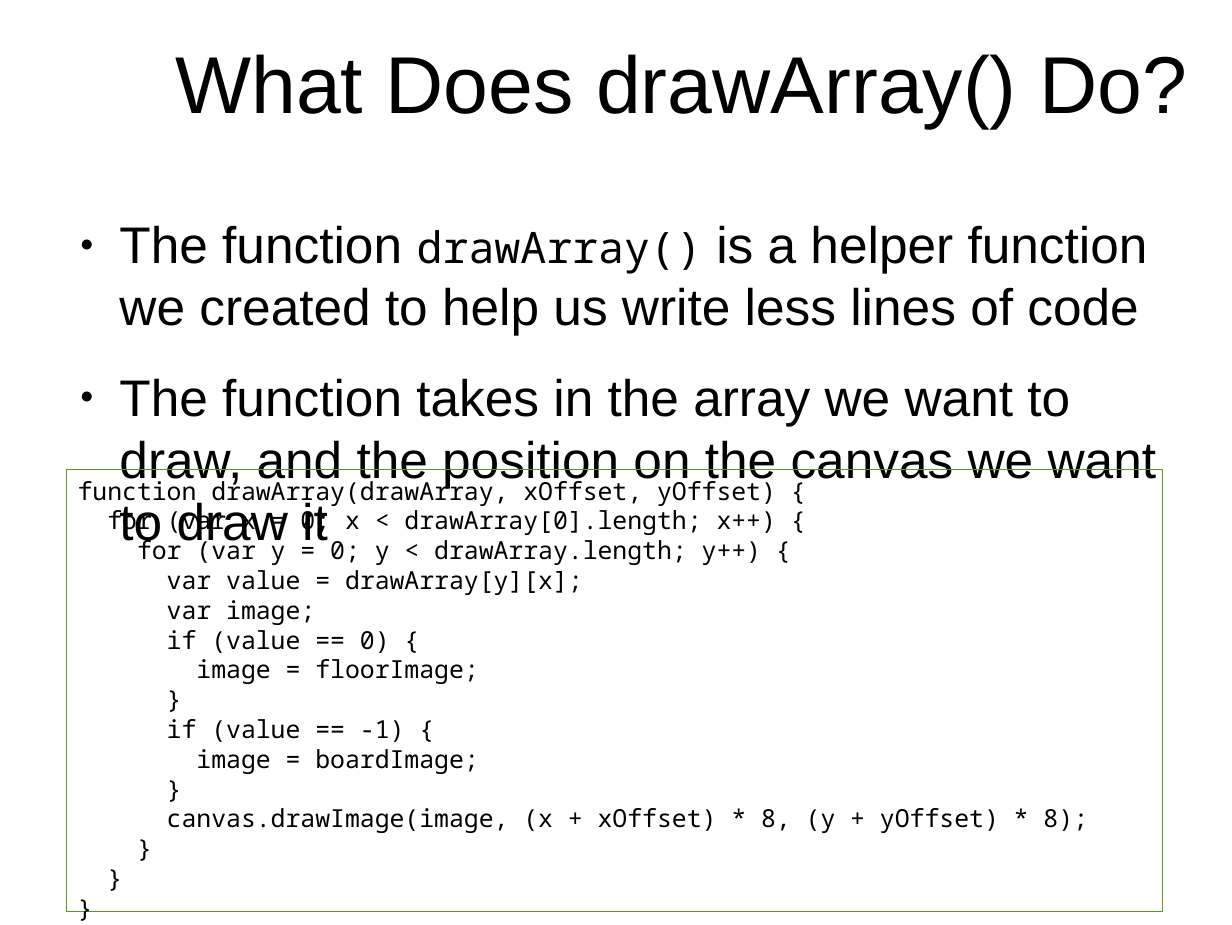
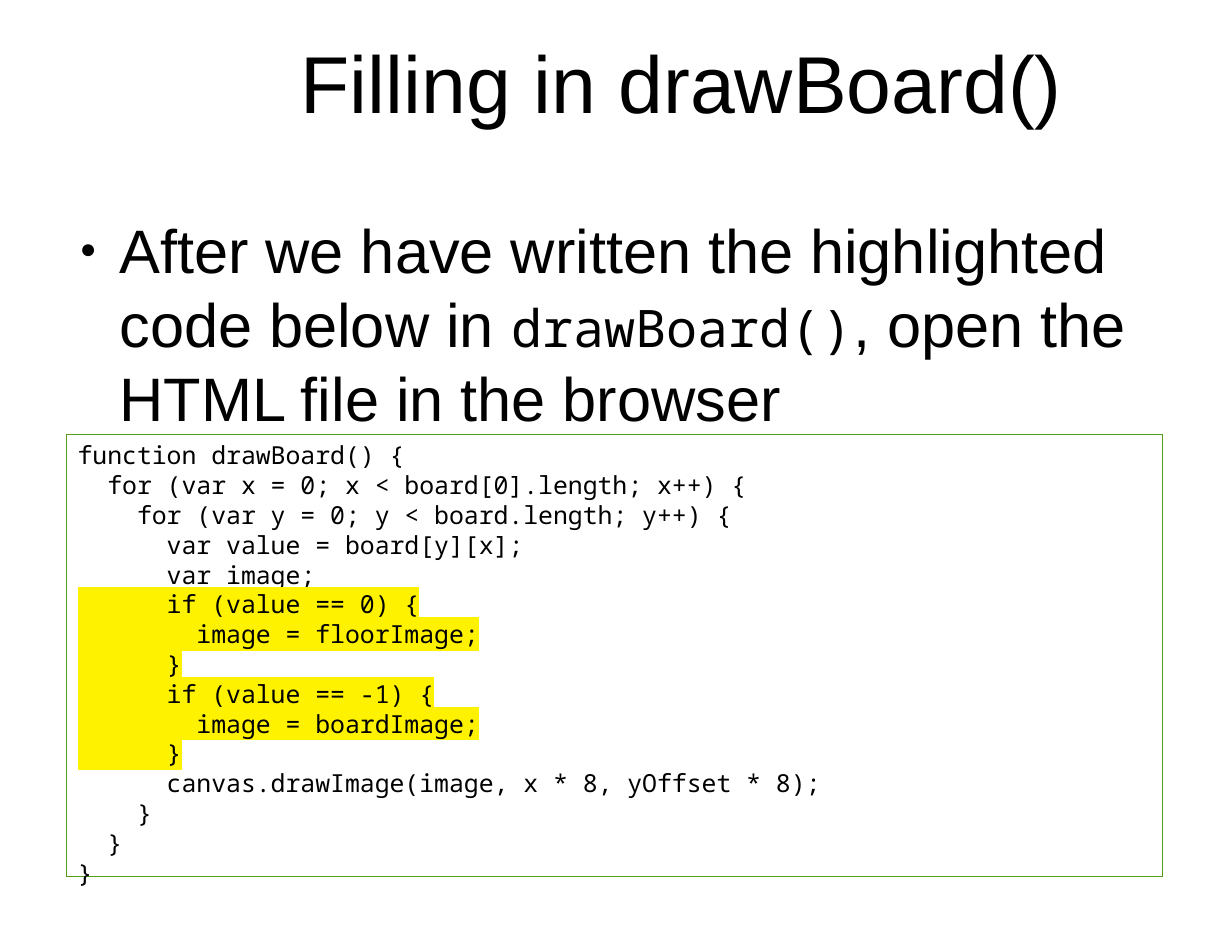
Before and after one commit to originalgrego/Slithers, a slide deck: slide 10 of Slithers - Explorathon 2018.odp. Drawn at 1232x925 pixels with LibreOffice and Linux fonts; fonts in the diff are those of the drawing; background and template pictures are left out. Boxes give left, top, right and bottom in pixels: in the first picture for what was removed or moved away, otherwise in the second. Text is boxed around its words. In the diff, an @@ line names an element or a change of style, - is before the commit and + after.

Commit message:
Updating the presentation and starting project to write less for loops from scratch

```diff
--- a/Slithers - Explorathon 2018.odp
+++ b/Slithers - Explorathon 2018.odp
@@ title at [301,54,1061,128]: text changed @@
-What Does drawArray() Do?
+Filling in drawBoard()
@@ text at [119,228,1125,422]: text changed; size 33.1 to 39.5 pt @@
-● The function drawArray() is a helper function we created to help us write less lines of code
-● The function takes in the array we want to draw, and the position on the canvas we want to draw it
+● After we have written the highlighted code below in drawBoard(), open the HTML file in the browser
@@ rectangle "function drawBoard() {": place and size @@
-rectangle "function drawBoard() {" at [67,470,1163,911]
+rectangle "function drawBoard() {" at [67,435,1163,876]
@@ text in rectangle at [78,445,716,560]: text changed @@
-function drawArray(drawArray, xOffset, yOffset) {
-for (var x = 0; x < drawArray[0].length; x++) {
-for (var y = 0; y < drawArray.length; y++) {
-var value = drawArray[y][x];
+function drawBoard() {
+for (var x = 0; x < board[0].length; x++) {
+for (var y = 0; y < board.length; y++) {
+var value = board[y][x];
@@ text in rectangle at [167,594,478,739]: highlight none to #FFF200 in "if (value == 0) {", "image = floorImage;", "}", "if (value == -1) {" and 2 more places @@
@@ text in rectangle at [167,769,821,798]: text changed @@
-canvas.drawImage(image, (x + xOffset) * 8, (y + yOffset) * 8);
+canvas.drawImage(image, x * 8, yOffset * 8);
```
Also in this commit, not shown: 5 other slides changed, 1 slide removed, 1 other file.
